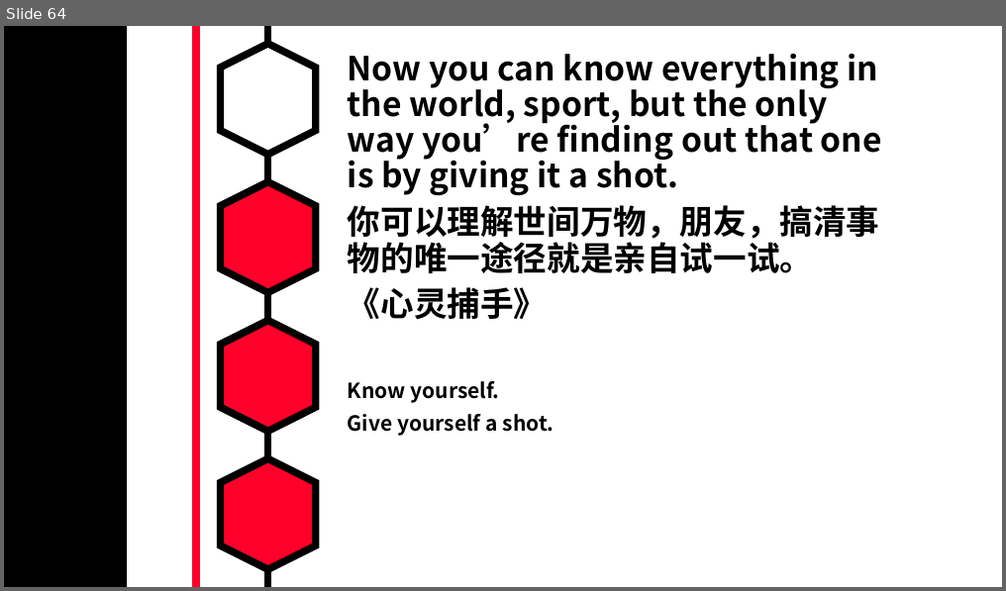
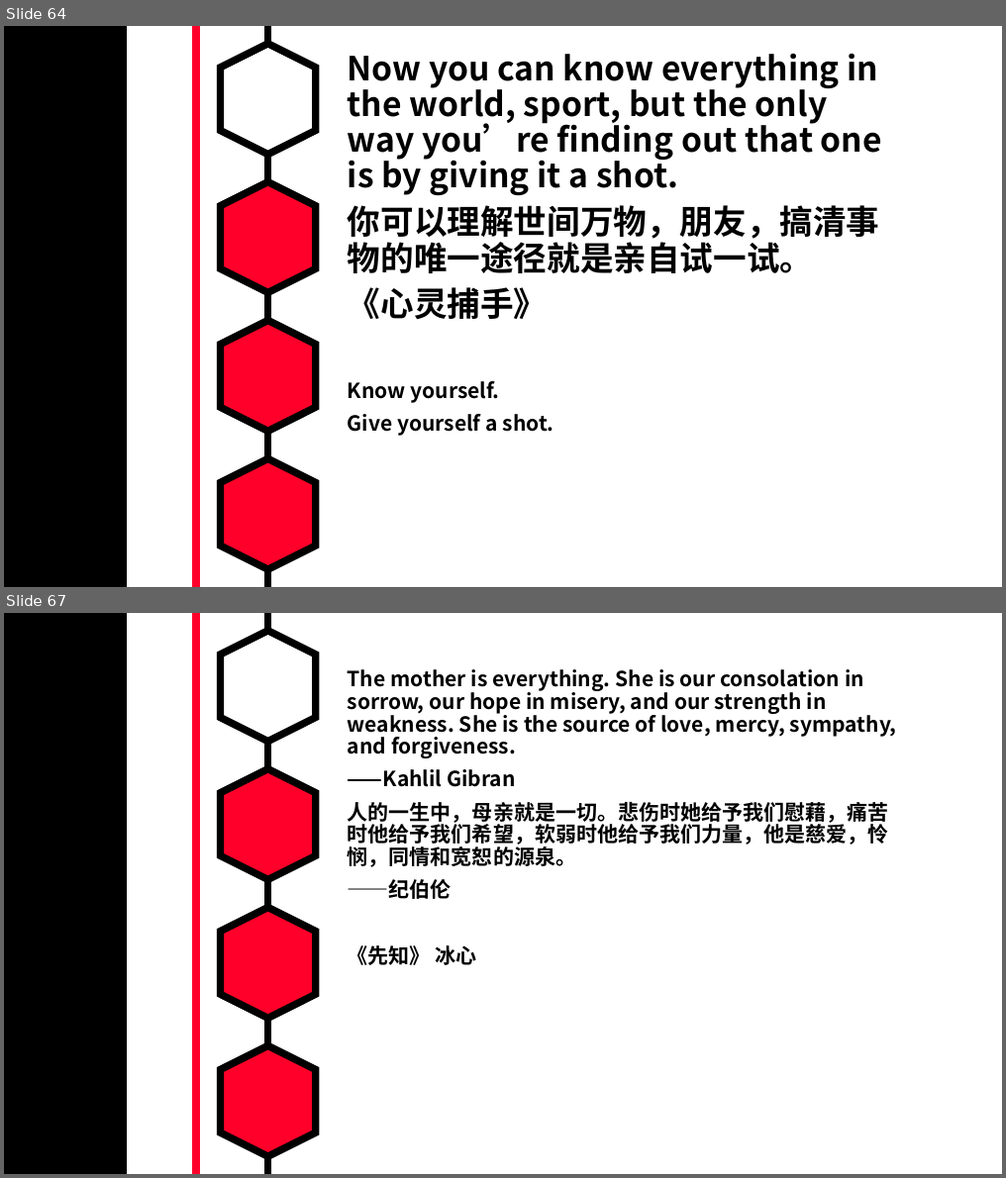
Before and after one commit to MarkShen1992/PPT-template, a slide deck: morning reading/iridescent english sentenses.pptx. Shown one above the other, each under a label of ours: slide 64 before the commit, slides 64 and 67 after it; the slides between them are not shown. The pictures are 1006x591 and 1006x1178 pixels, drawn with LibreOffice and Linux fonts; fonts in the diff are those of the drawing. Boxes give left, top, right and bottom in pixels: in the first picture for what was removed or moved away, otherwise in the second. Text is boxed around its words. In the diff, an @@ line names an element or a change of style, - is before the commit and + after.

```diff
--- a/morning reading/iridescent english sentenses.pptx
+++ b/morning reading/iridescent english sentenses.pptx
@@ slide 67 added at (4, 613, 1002, 1174), background #FFFFFF; not listed: 7 template elements that a slide beside it also shows @@
@@ text added at (348, 669, 897, 965), 20 pt, text #000000, bold @@
+The mother is everything. She is our consolation in sorrow, our hope in misery, and our strength in weakness. She is the source of love, mercy, sympathy, and forgiveness.
+——Kahlil Gibran
+人的一生中，母亲就是一切。悲伤时她给予我们慰藉，痛苦时他给予我们希望，软弱时他给予我们力量，他是慈爱，怜悯，同情和宽恕的源泉。
+——纪伯伦
+《先知》 冰心
```
Also in this commit, not shown: 19 slides changed, 3 other slides added.
